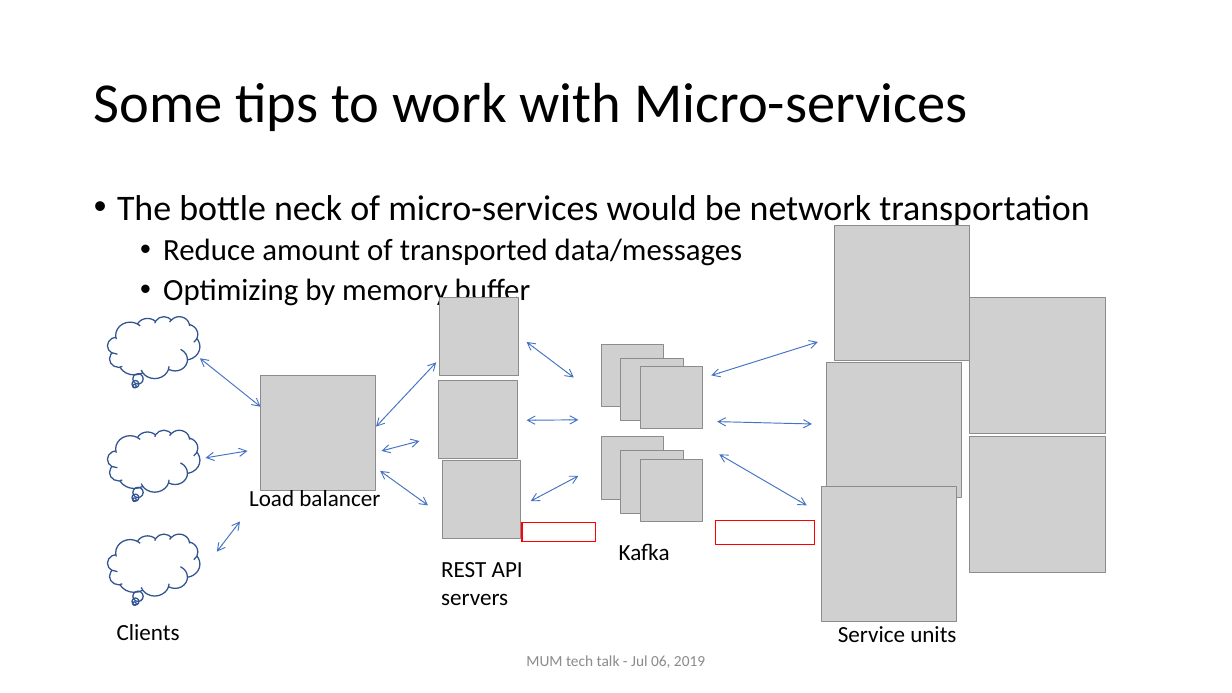
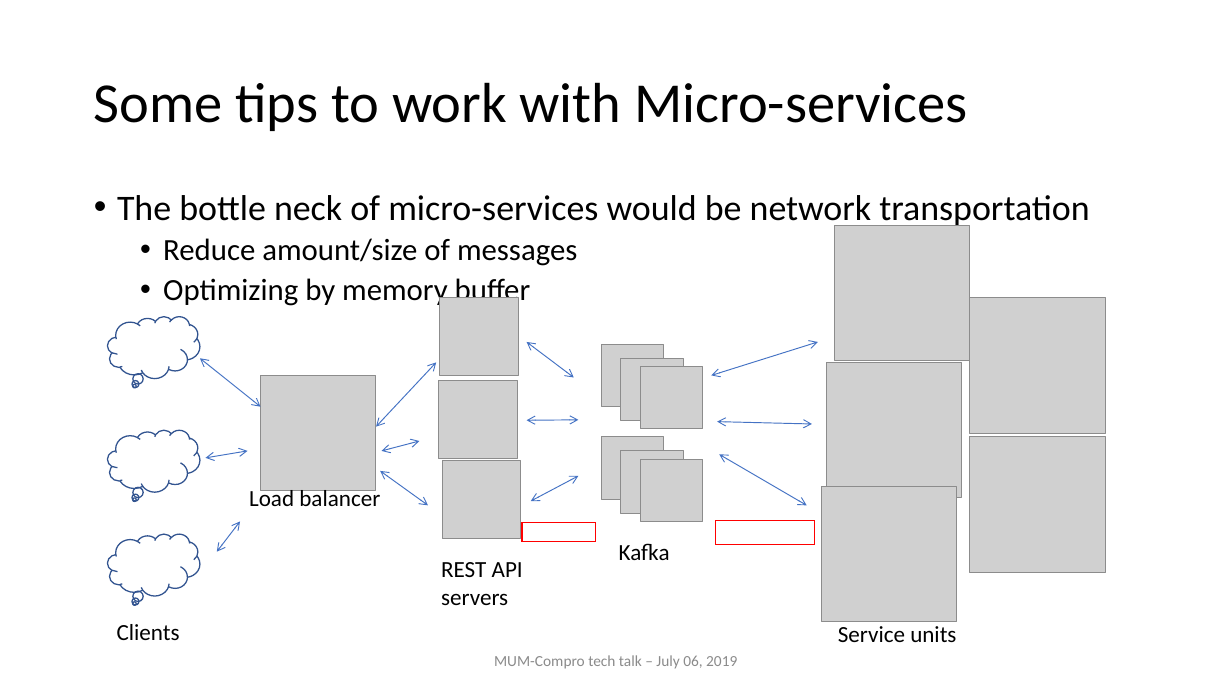
Before and after one commit to nghianghesi/hms, a slide deck: slide 25 of slide.pptx (slide 24 before the commit). Drawn at 1232x693 pixels with LibreOffice and Linux fonts; fonts in the diff are those of the drawing; grey boxes stand for pictures. Boxes give left, top, right and bottom in pixels: in the first picture for what was removed or moved away, otherwise in the second. Text is boxed around its words. In the diff, an @@ line names an element or a change of style, - is before the commit and + after.

```diff
--- a/slide.pptx
+++ b/slide.pptx
@@ text at [163,238,577,266]: text changed @@
-  • Reduce amount of transported data/messages
+  • Reduce amount/size of messages
@@ text at [494,655,737,669]: text changed @@
-MUM tech talk - Jul 06, 2019
+MUM-Compro tech talk – July 06, 2019
```
Also in this commit, not shown: 27 other slides changed, 1 slide added.
